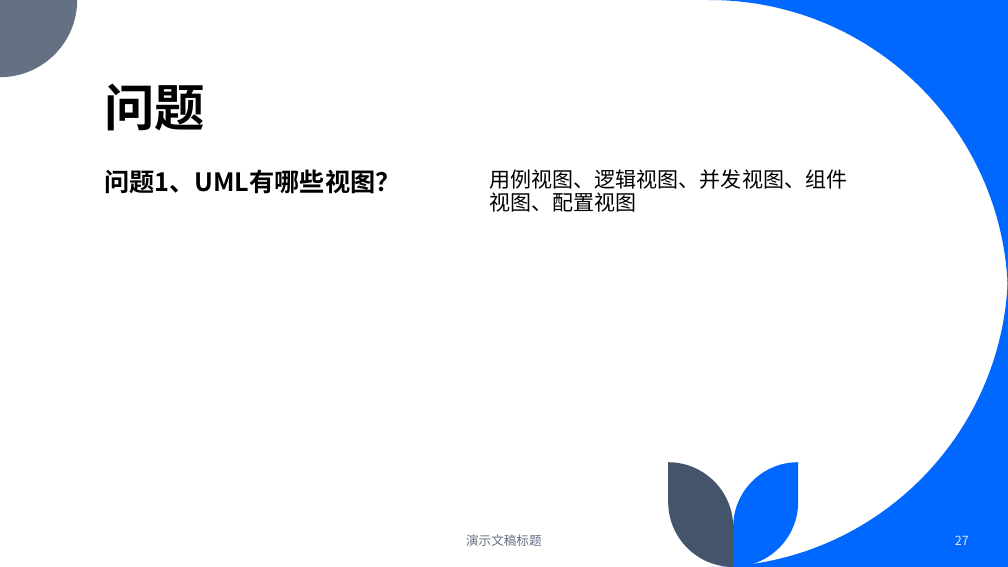
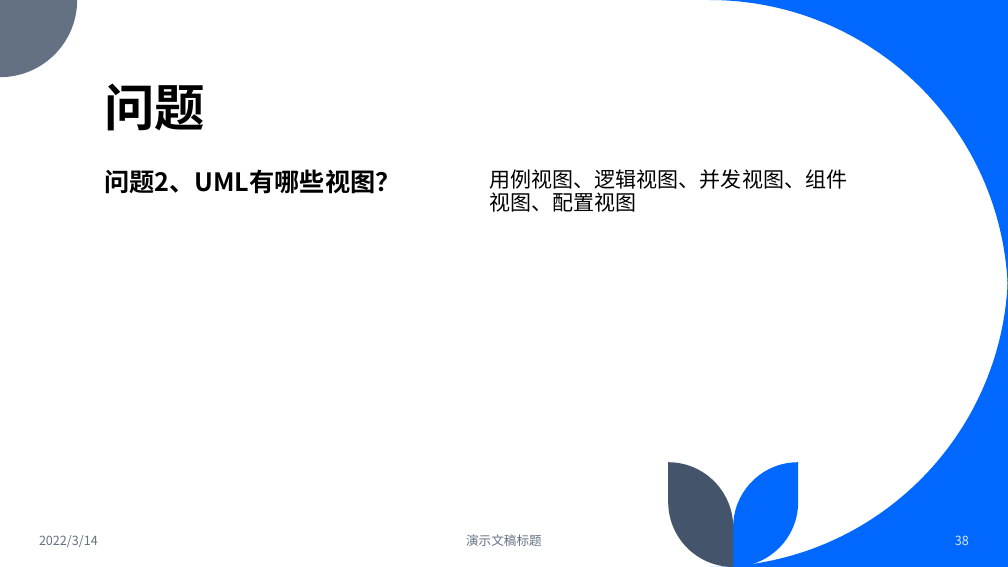
Before and after one commit to dreamtrueqaq/SRA2022-G12, a slide deck: slide 38 of 非受控文档/翻转课堂/UML概述.pptx (slide 27 before the commit). Drawn at 1008x567 pixels with LibreOffice and Linux fonts; fonts in the diff are those of the drawing. Boxes give left, top, right and bottom in pixels: in the first picture for what was removed or moved away, otherwise in the second. Text is boxed around its words. In the diff, an @@ line names an element or a change of style, - is before the commit and + after.

```diff
--- a/非受控文档/翻转课堂/UML概述.pptx
+++ b/非受控文档/翻转课堂/UML概述.pptx
@@ text at box(104, 169, 401, 194): text changed @@
-问题1、UML有哪些视图？
+问题2、UML有哪些视图？
@@ text added at box(39, 535, 98, 547), 12 pt, text #637183 @@
+2022/3/14
@@ page number at box(955, 535, 969, 545): text changed @@
-27
+38
```
Also in this commit, not shown: 29 other slides changed, 10 slides added.
